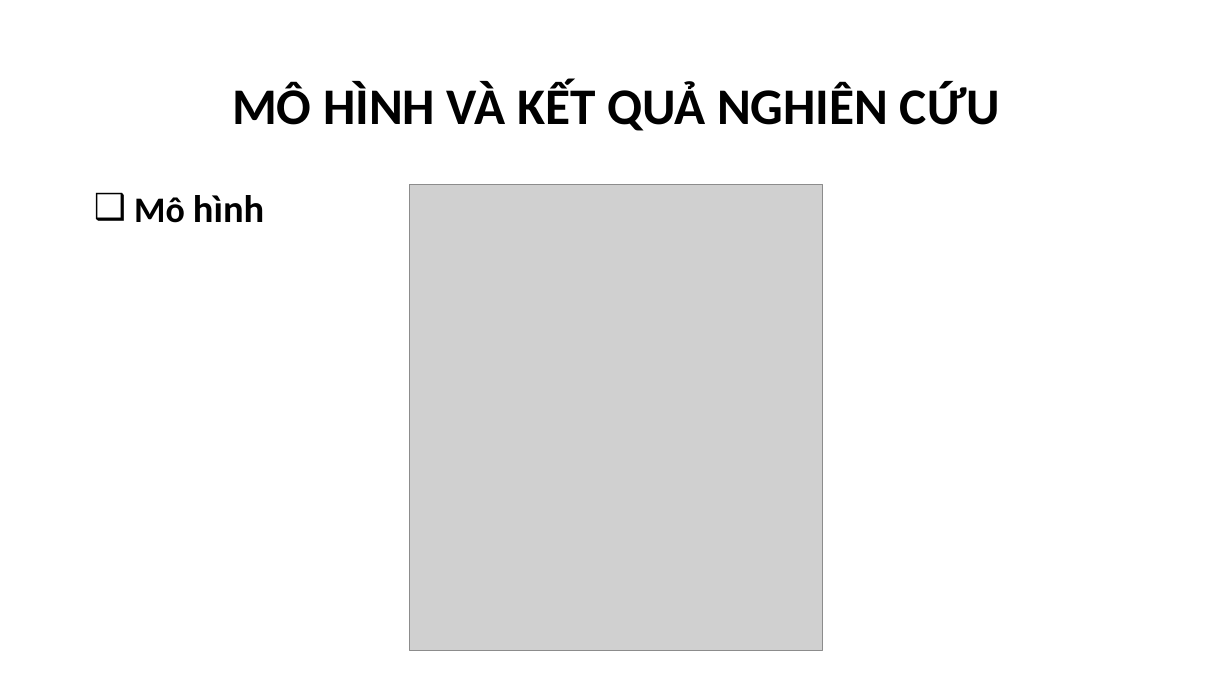
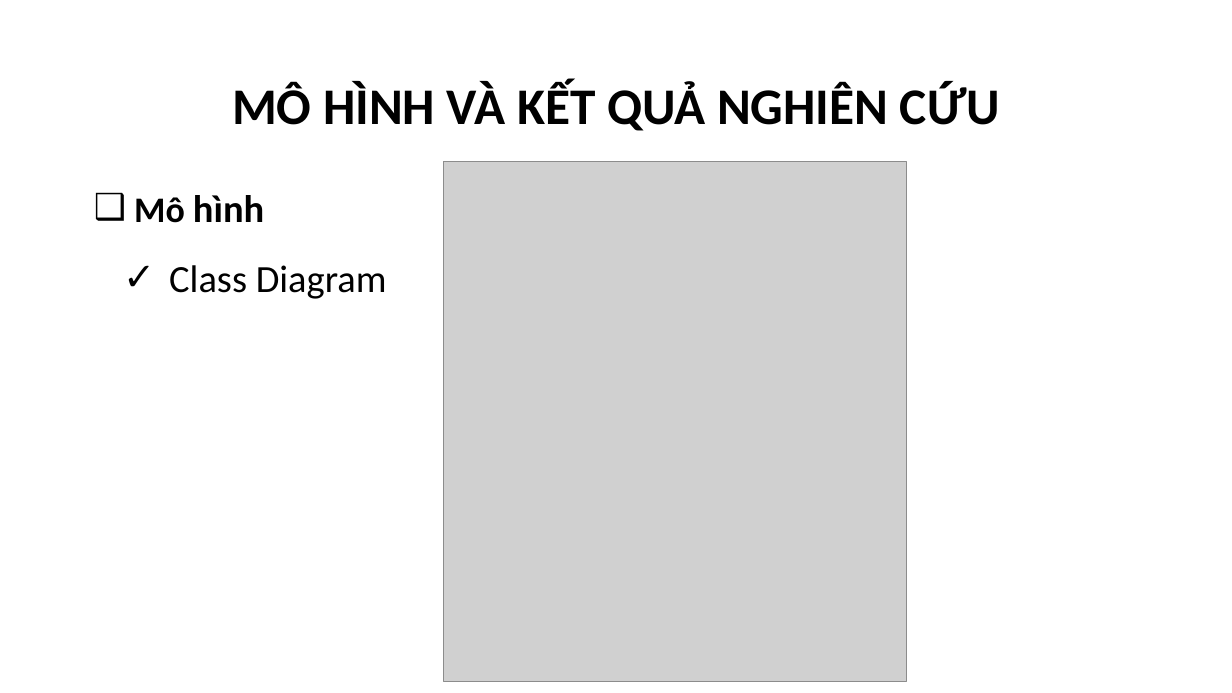
Before and after one commit to phamthevinhtv/csn-da22ttc-phamthevinh-vattunongnghiep, a slide deck: slide 6 of thesis/abs/CSN-PhamTheVinh-110122208-DA22TTC.pptx. Drawn at 1232x693 pixels with LibreOffice and Linux fonts; fonts in the diff are those of the drawing; grey boxes stand for pictures; background and template pictures are left out. Boxes give left, top, right and bottom in pixels: in the first picture for what was removed or moved away, otherwise in the second. Text is boxed around its words. In the diff, an @@ line names an element or a change of style, - is before the commit and + after.

```diff
--- a/thesis/abs/CSN-PhamTheVinh-110122208-DA22TTC.pptx
+++ b/thesis/abs/CSN-PhamTheVinh-110122208-DA22TTC.pptx
@@ picture: place and size @@
-picture at bbox=[409, 185, 823, 651]
+picture at bbox=[444, 161, 907, 682]
@@ text at bbox=[169, 265, 387, 299]: paragraph added @@
+✓ Class Diagram
```
Also in this commit, not shown: 3 other slides changed, 2 other files.
